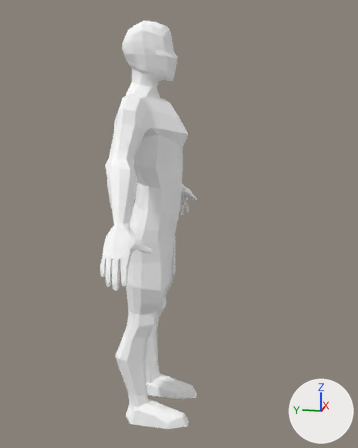
Two versions of the Blender file MaleBasePistol.blend, one commit apart.
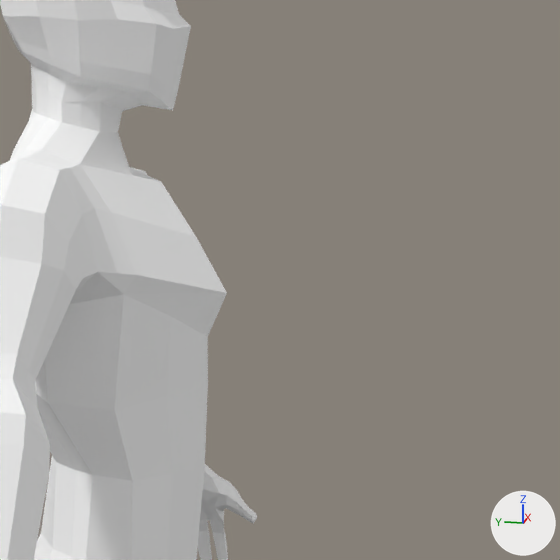
Each version is shown whole from a 50 mm camera at (-2.242, -0.625, 1.545) aimed at (0.003, -0.176, 0.984), then close up on the part from 34% to 80% of the width and 11% to 47% of the height. Arrows for +X, +Y and +Z are at lower right; the lights stay in place.

Before the edit, the objects in view are built like this:
```python
me_malerigged = bpy.data.meshes.new('MaleRigged')
me_malerigged.from_pydata(...)  # 1123 vertices, 1236 faces; spans x -0.64..0.64, y -0.25..0.11, z 0.0..1.89
me_malerigged.materials.append(mat_body)
ob_malerigged = bpy.data.objects.new('MaleRigged', me_malerigged)
ob_malerigged.location = (0.0, 0.0, 0.0)
```
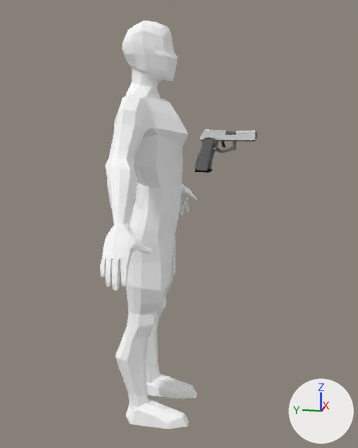
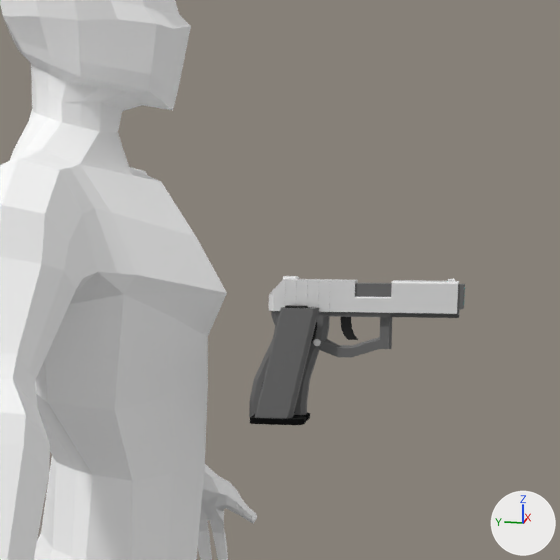
Location of each change, (x1, y1, x2, y2) in pixels of the close-ups (560 x 560 px):
'ProtoPistol', added: after (249, 276, 465, 425)
    faces in mat_base (grey #777777): (249, 283, 465, 419)
    faces in mat_slide (white #ffffff): (269, 276, 459, 346)
    faces in mat_handle (black #000000): (250, 413, 310, 425)
    faces in mat_accent (black #3c3c3c): (261, 305, 358, 413)

Patch to the scene script:
```diff
--- a/MaleBasePistol.blend.py
+++ b/MaleBasePistol.blend.py
@@ mat_screen @@
+mat_screen = principled_material('Screen')
+mat_screen.base_color = (0.00834, 0.00834, 0.00834)  # black #171717
+mat_screen.roughness = 1.0
@@ mat_glow @@
+mat_glow = principled_material('Glow')
+mat_glow.base_color = (0.0, 1.0, 1.0)  # cyan #00ffff
+mat_glow.roughness = 1.0
+mat_glow.emission_color = (0.0, 1.0, 1.0)  # cyan #00ffff
+mat_glow.emission_strength = 2.0
@@ mat_base @@
+mat_base = principled_material('Base')
+mat_base.base_color = (0.186, 0.186, 0.186)  # grey #777777
+mat_base.metallic = 0.449
+mat_base.roughness = 0.673
@@ mat_handle @@
+mat_handle = principled_material('Handle')
+mat_handle.base_color = (0.0, 0.0, 0.0)  # black #000000
+mat_handle.metallic = 0.472
+mat_handle.roughness = 1.0
@@ mat_slide @@
+mat_slide = principled_material('Slide')
+mat_slide.base_color = (1.0, 1.0, 1.0)  # white #ffffff
+mat_slide.metallic = 0.402
+mat_slide.roughness = 0.224
@@ mat_accent @@
+mat_accent = principled_material('Accent')
+mat_accent.base_color = (0.0448, 0.0448, 0.0448)  # black #3c3c3c
+mat_accent.metallic = 1.0
@@ me_protopistol @@
+me_protopistol.from_pydata(...)  # 1142 vertices, 966 faces; spans x -1.21..8.22, y -2.95..10.99, z -0.83..2.8
+# faces by material slot: [298, 230, 304, 32, 2, 100]
+me_protopistol.materials.append(mat_slide)  # white #ffffff
+me_protopistol.materials.append(mat_accent)  # black #3c3c3c
+me_protopistol.materials.append(mat_base)  # grey #777777
+me_protopistol.materials.append(mat_glow)  # cyan #00ffff
+me_protopistol.materials.append(mat_screen)  # black #171717
+me_protopistol.materials.append(mat_handle)  # black #000000
@@ ob_protopistol @@
+ob_protopistol = bpy.data.objects.new('ProtoPistol', me_protopistol)
+ob_protopistol.location = (0.0, -0.31, 1.402)
+ob_protopistol.rotation_euler = (3.142, 1.571, 0.0)  # degrees (180, 90, 0)
+ob_protopistol.scale = (0.0197, 0.0197, 0.0197)
```
